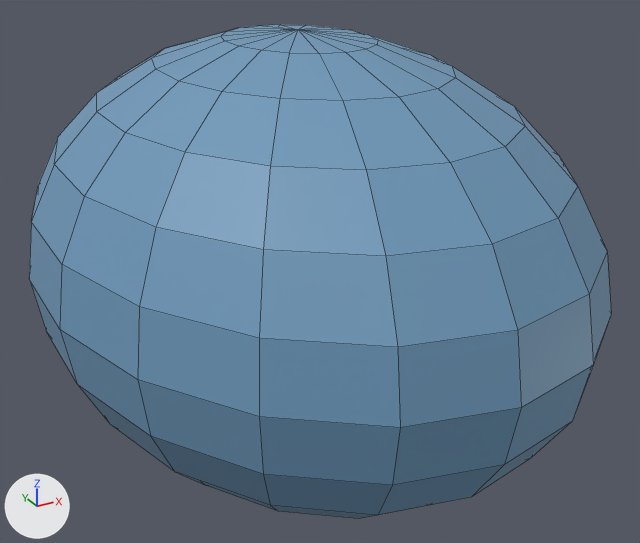
An edit to the Blender file Assets/Blender FIles/Ingredients/Smoking Mouth.blend, drawn before and after from the same camera.
Rendered twice from a 50 mm camera at (-1.14, -2.196, 1.012) aimed at (0.037, -0.056, -0.057). Every picture has the same lights, and +X, +Y and +Z are marked at lower left. Mesh edges are drawn as thin lines.
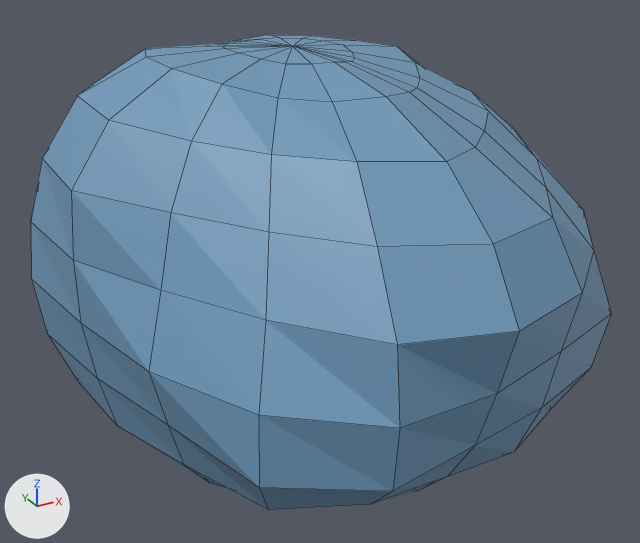
Boxes (x1, y1, x2, y2) around the edits, measured in the pictures (640 x 543 px):
'Sphere', reshaped: before (29, 25, 611, 519); after (31, 35, 611, 510)

What changed in the scene script:
```text
Change me_sphere:
    used by ob_sphere; location = (0.0, 0.0, 0.0); scale = (0.773, 1.0, 0.646)
    remove me_sphere.from_pydata(...)  # 385 vertices, 323 faces; spans x -0.98..0.95, y -1.0..1.0, z -1.0..1.0
    add me_sphere.from_pydata(...)  # 385 vertices, 323 faces; spans x -0.98..0.95, y -0.97..0.92, z -1.0..0.94
    me_sphere part 1: 128 of 385 vertices moved; they spanned x -0.98..0.85, y -1.0..1.0, z -0.97..1.0 and now span x -0.98..0.83, y -0.97..0.92, z -0.96..0.94; mean shift (0.0, 0.01, -0.01); largest move (-0.56, -0.66, 0.5) -> (-0.48, -0.56, 0.49)
```
